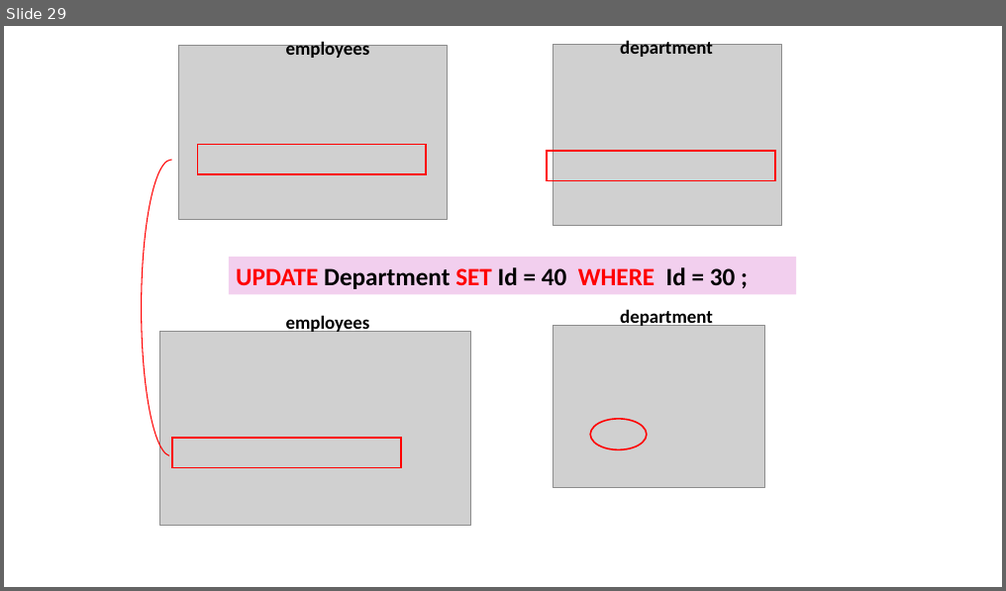
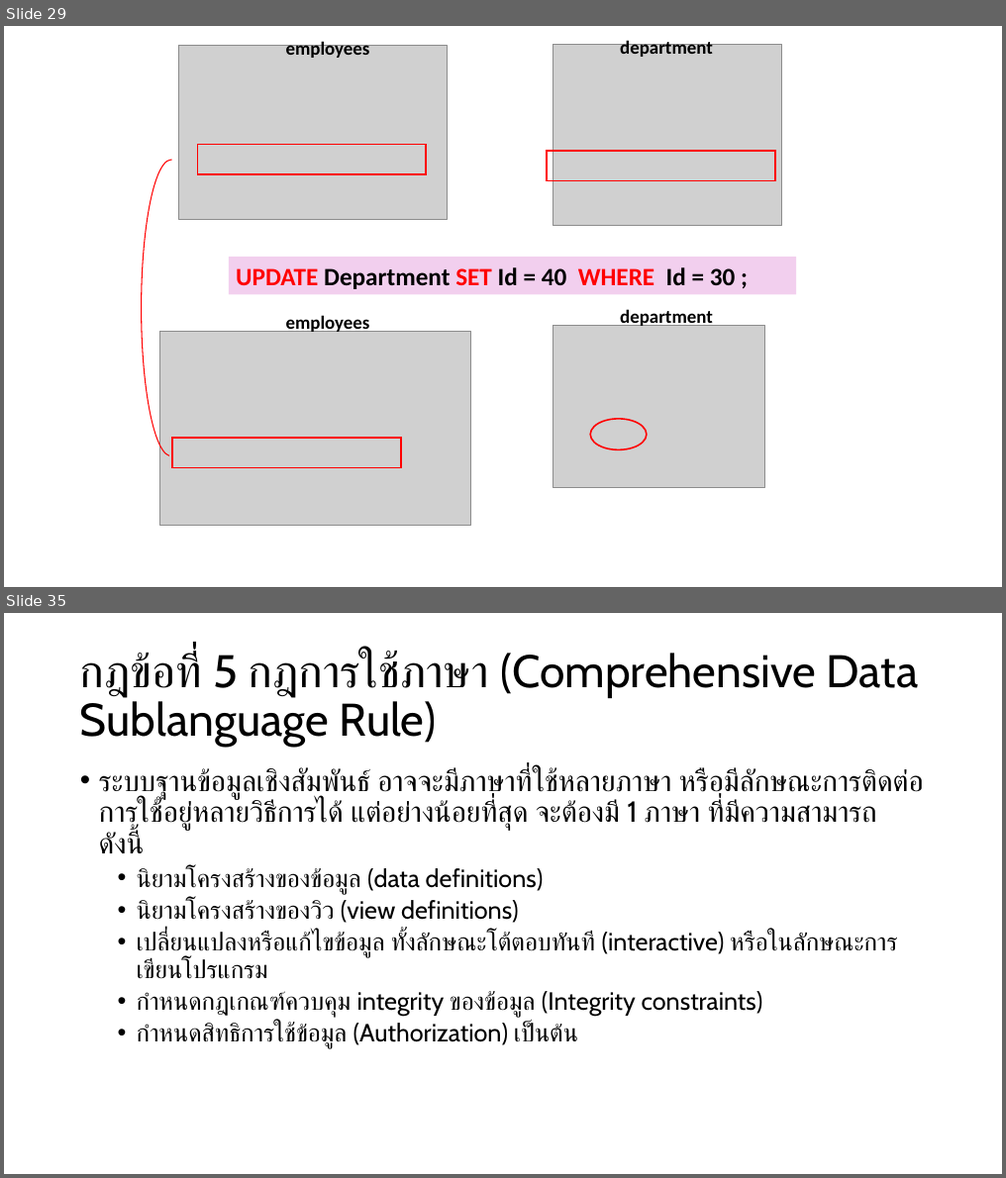
Before and after one commit to luckkrit/cos3103, a slide deck: public/pptx/db_constraint_codd_rule.pptx. Shown one above the other, each under a label of ours: slide 29 before the commit, slides 29 and 35 after it; the slides between them are not shown. The pictures are 1006x591 and 1006x1178 pixels, drawn with LibreOffice and Linux fonts; fonts in the diff are those of the drawing; grey boxes stand for pictures. Boxes give left, top, right and bottom in pixels: in the first picture for what was removed or moved away, otherwise in the second. Text is boxed around its words. In the diff, an @@ line names an element or a change of style, - is before the commit and + after.

Commit message:
update pptx db_constraints

```diff
--- a/public/pptx/db_constraint_codd_rule.pptx
+++ b/public/pptx/db_constraint_codd_rule.pptx
@@ slide 35 added at bbox=[4, 613, 1002, 1174], background #FFFFFF @@
@@ title added at bbox=[80, 651, 918, 747], 44 pt, text #000000 @@
+กฎข้อที่ 5 กฎการใช้ภาษา (Comprehensive Data Sublanguage Rule)
@@ text added at bbox=[99, 768, 924, 1049], 24 pt, text #000000 @@
+• ระบบฐานข้อมูลเชิงสัมพันธ์ อาจจะมีภาษาที่ใช้หลายภาษา หรือมีลักษณะการติดต่อการใช้อยู่หลายวิธีการได้ แต่อย่างน้อยที่สุด จะต้องมี 1 ภาษา ที่มีความสามารถ ดังนี้
+  • นิยามโครงสร้างของข้อมูล (data definitions)
+  • นิยามโครงสร้างของวิว (view definitions)
+  • เปลี่ยนแปลงหรือแก้ไขข้อมูล ทั้งลักษณะโต้ตอบทันที (interactive) หรือในลักษณะการเขียนโปรแกรม
+  • กำหนดกฎเกณฑ์ควบคุม integrity ของข้อมูล (Integrity constraints)
+  • กำหนดสิทธิการใช้ข้อมูล (Authorization) เป็นต้น
```
Also in this commit, not shown: 13 slides changed, 12 other slides added.
